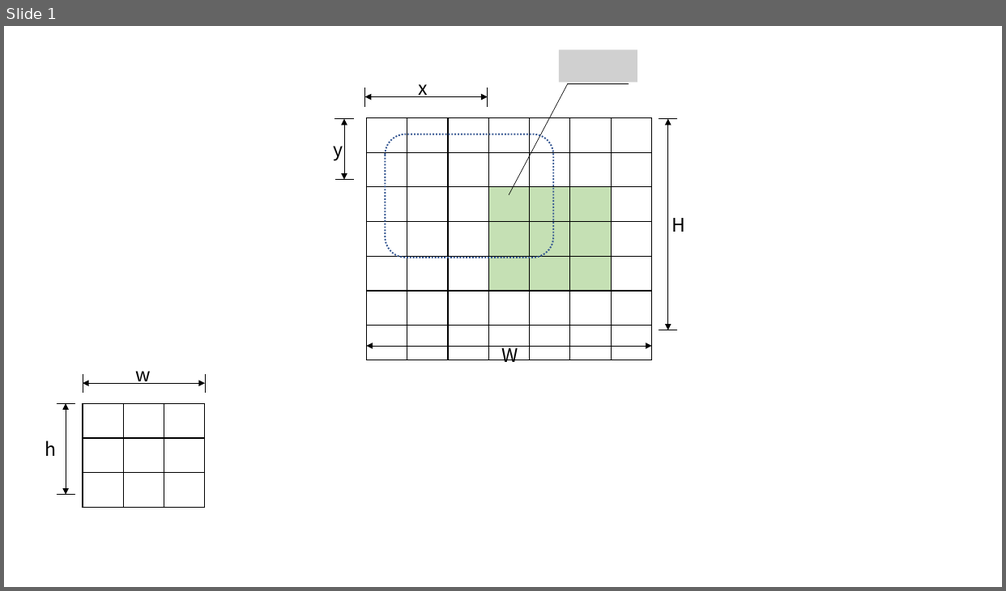
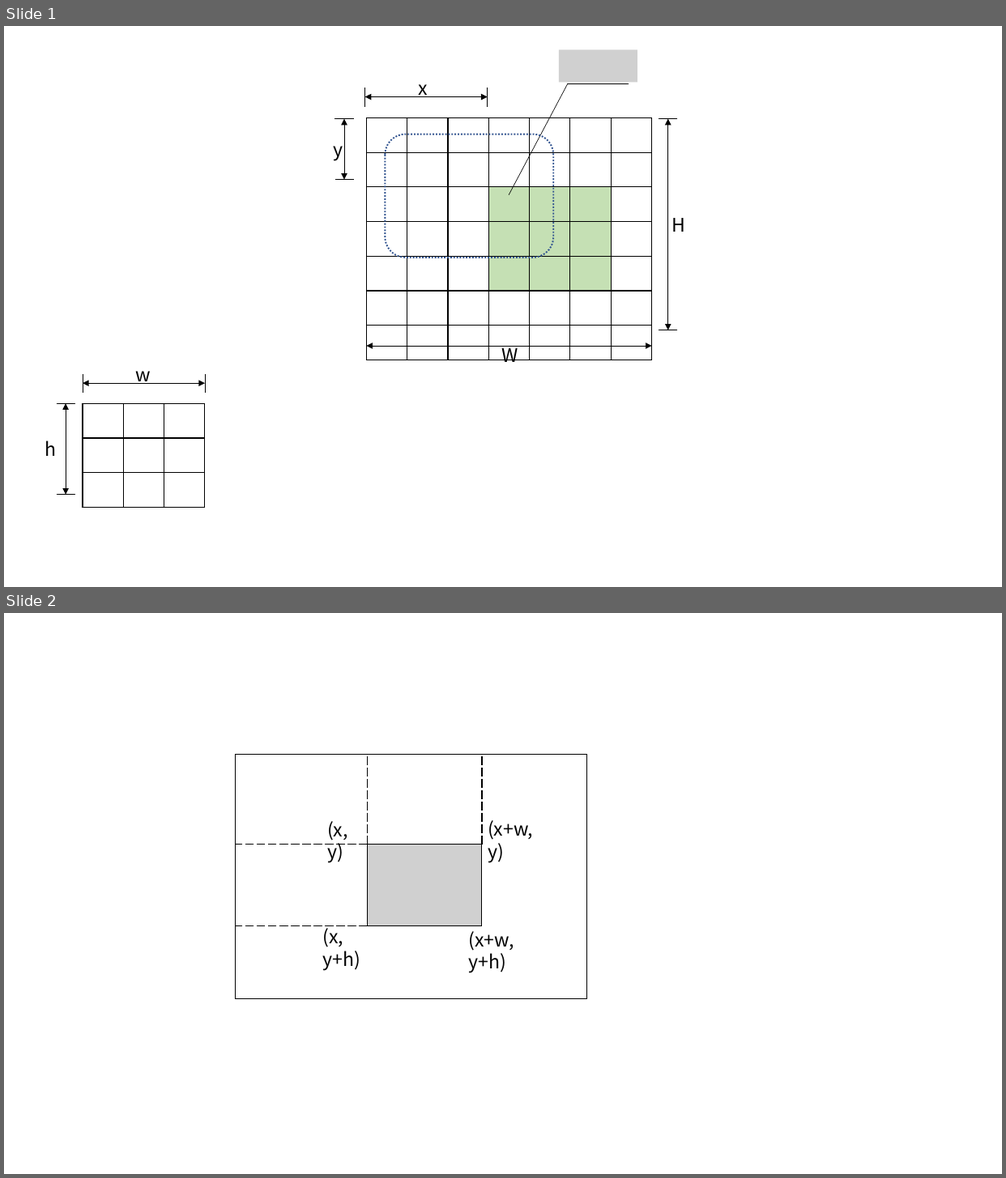
Before and after one commit to SJTUMichael/-, a slide deck: 演示文稿1.pptx. Shown one above the other, each under a label of ours: slide 1 before the commit, slides 1 and 2 after it. The pictures are 1006x591 and 1006x1178 pixels, drawn with LibreOffice and Linux fonts; fonts in the diff are those of the drawing; grey boxes stand for pictures. Boxes give left, top, right and bottom in pixels: in the first picture for what was removed or moved away, otherwise in the second. Text is boxed around its words. In the diff, an @@ line names an element or a change of style, - is before the commit and + after.

```diff
--- a/演示文稿1.pptx
+++ b/演示文稿1.pptx
@@ slide 2 added at [4,613,1002,1174], background #FFFFFF @@
@@ rectangle added at [236,755,587,999], outline #000000 1 pt @@
@@ line added from (367, 845) to (367, 755), #000000 1 pt dashed @@
@@ line added from (482, 845) to (482, 755), #000000 1 pt dashed @@
@@ text added at [327,821,348,863], 18 pt, text #000000 @@
+(x, y)
@@ text added at [488,820,533,862], 18 pt, text #000000 @@
+(x+w, y)
@@ line added from (367, 845) to (236, 845), #000000 1 pt dashed @@
@@ picture added at [367,845,482,926] @@
@@ line added from (367, 926) to (236, 926), #000000 1 pt dashed @@
@@ text added at [322,926,360,970], 18 pt, text #000000 @@
+(x, y+h)
@@ text added at [469,931,514,973], 18 pt, text #000000 @@
+(x+w, y+h)
```
Also in this commit, not shown: 2 other slides added, 1 other file.
